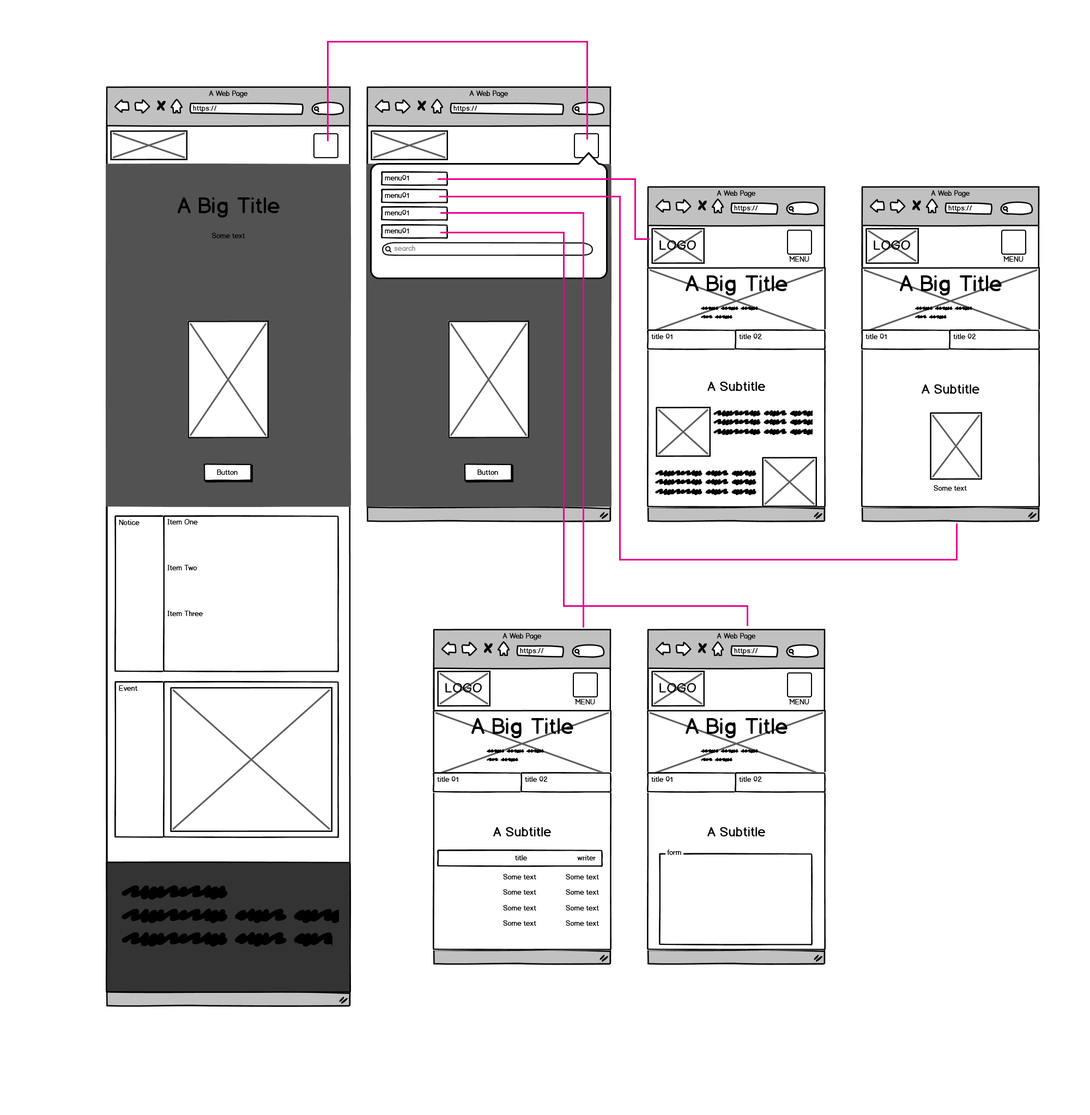
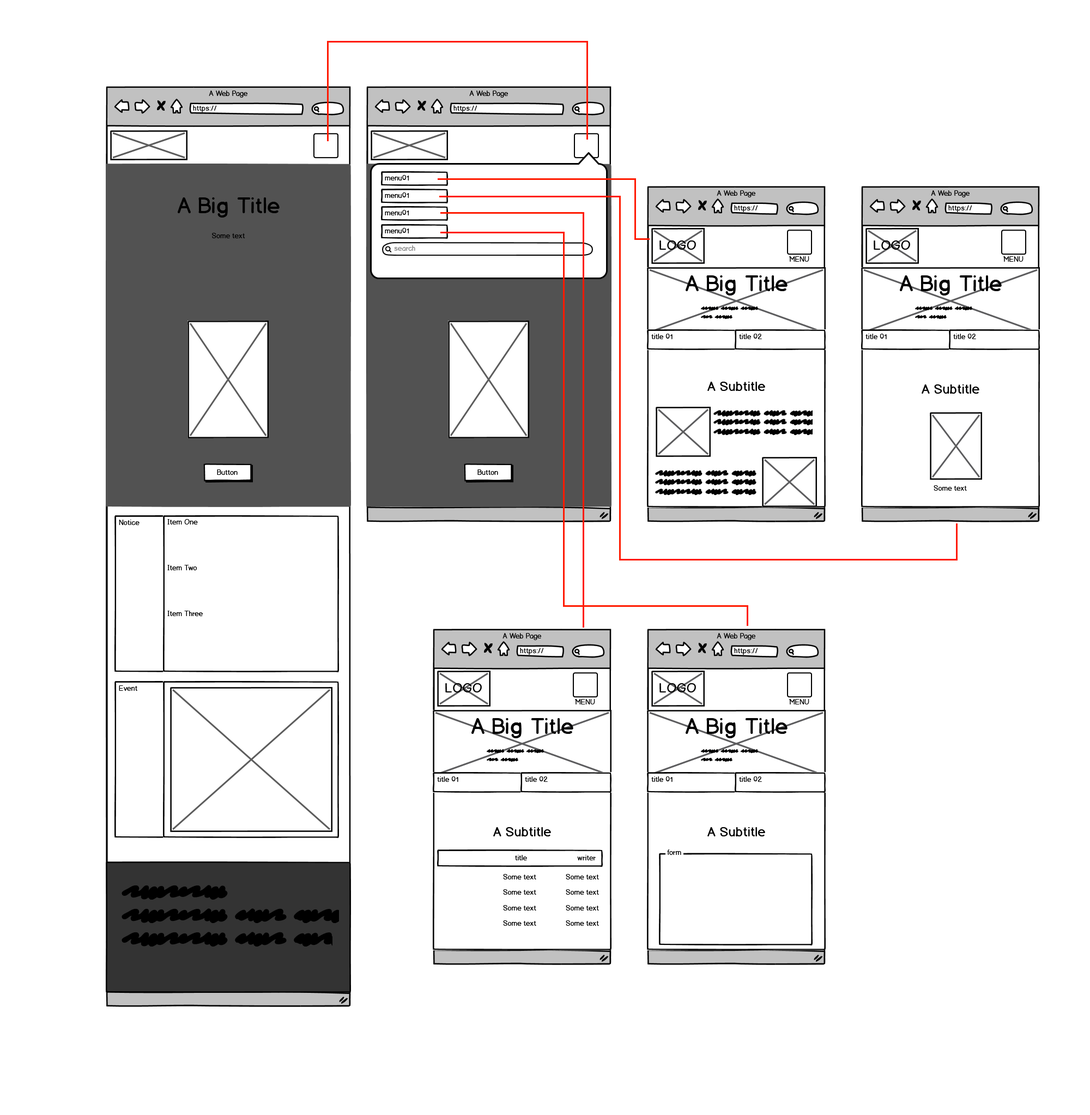
Comparing the layer stacks of the two 1090 x 1115 images. Changes:
painted on "Shape 5" over [left=440, top=231, right=749, bottom=626]
painted on "Shape 4" over [left=440, top=212, right=585, bottom=628]
painted on "Shape 3" over [left=439, top=195, right=958, bottom=561]
painted on "Shape 2" over [left=437, top=178, right=650, bottom=240]
painted on "Shape 1" over [left=327, top=40, right=589, bottom=142]
removed layer "Layer 8" over [left=327, top=40, right=958, bottom=628]
